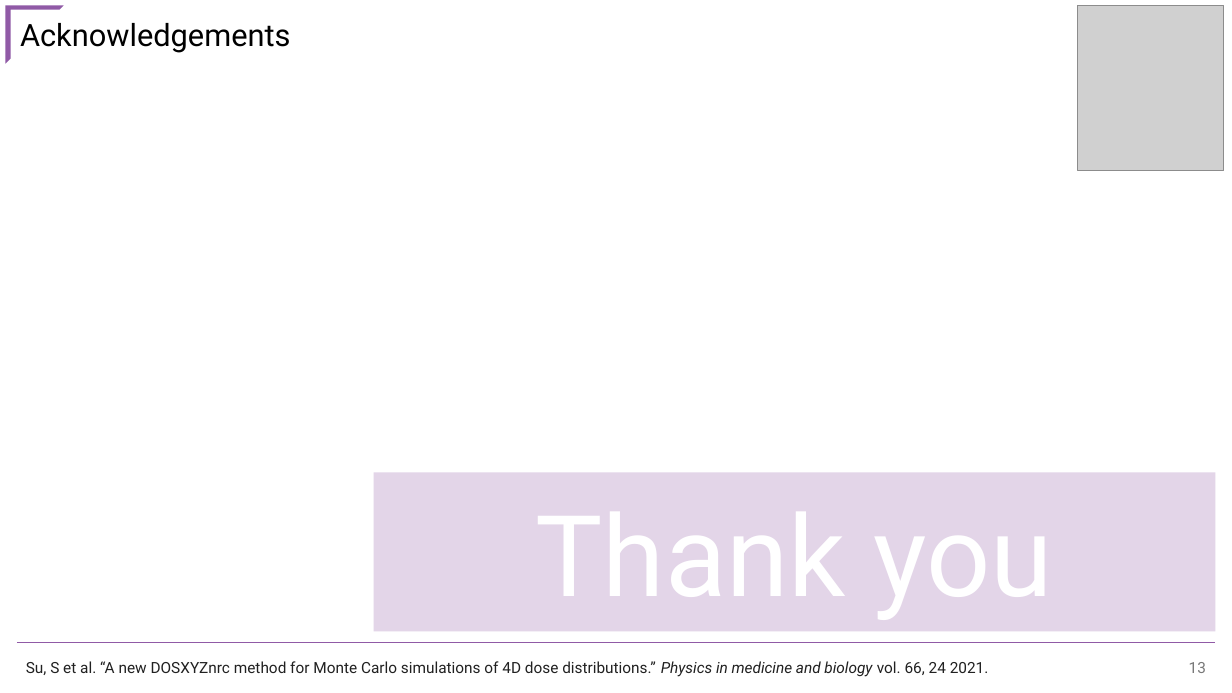
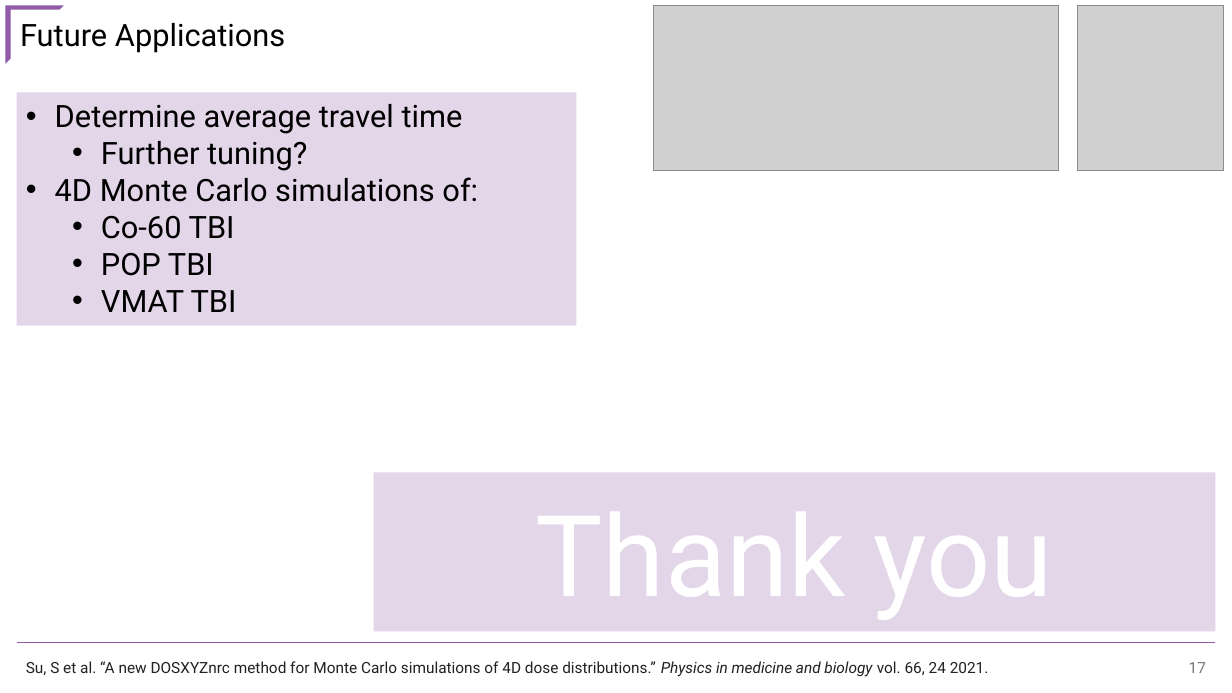
Before and after one commit to CNorthwayMedPhys/Full-Body-Flow-Model-Project, a slide deck: slide 17 of Working Documents/COMP2025.pptx (slide 13 before the commit). Drawn at 1232x693 pixels with LibreOffice and Linux fonts; fonts in the diff are those of the drawing; grey boxes stand for pictures. Boxes give left, top, right and bottom in pixels: in the first picture for what was removed or moved away, otherwise in the second. Text is boxed around its words. In the diff, an @@ line names an element or a change of style, - is before the commit and + after.

Commit message:
PPT

```diff
--- a/Working Documents/COMP2025.pptx
+++ b/Working Documents/COMP2025.pptx
@@ text removed at box(20, 23, 291, 53) @@
-Acknowledgements
@@ text added at box(20, 23, 285, 53), 24 pt, text #000000 @@
+Future Applications
@@ picture added at box(653, 6, 1058, 171) @@
@@ rectangle added at box(17, 92, 577, 325), fill #E3D6E9, 24 pt, text #000000 @@
+• Determine average travel time
+  • Further tuning?
+• 4D Monte Carlo simulations of:
+  • Co-60 TBI
+  • POP TBI
+  • VMAT TBI
@@ page number at box(1189, 662, 1206, 673): text changed @@
-13
+17
```
Also in this commit, not shown: 5 other slides changed, 11 slides added, 5 slides removed, 15 other files.
